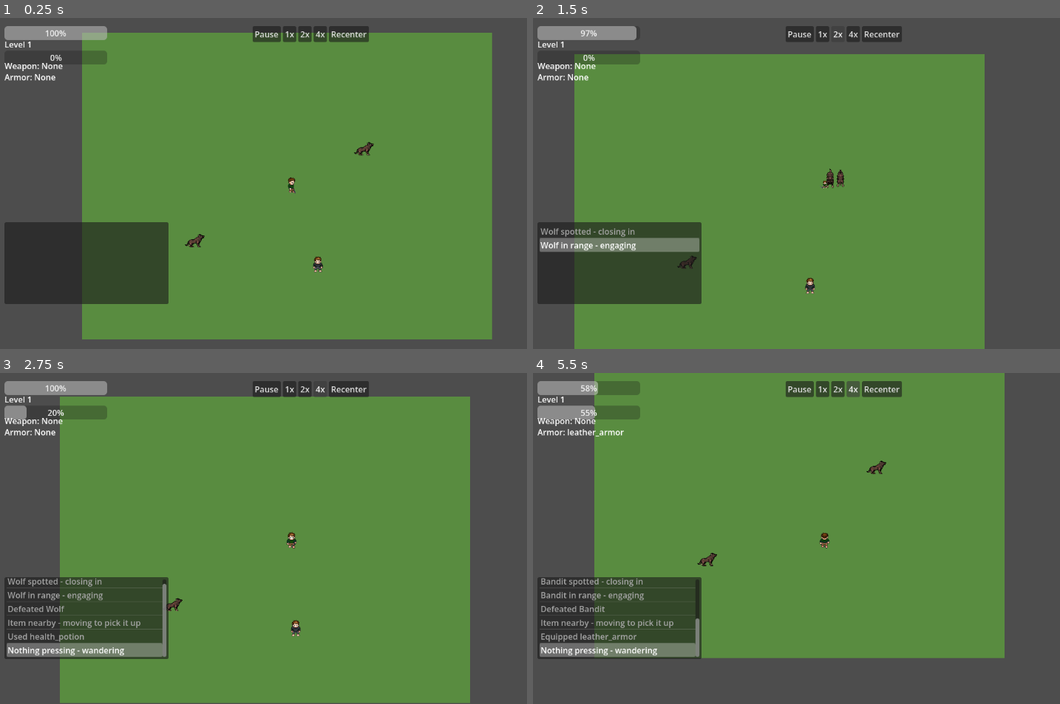
Above: before the commit, frames 1-4 (two rows, left to right).
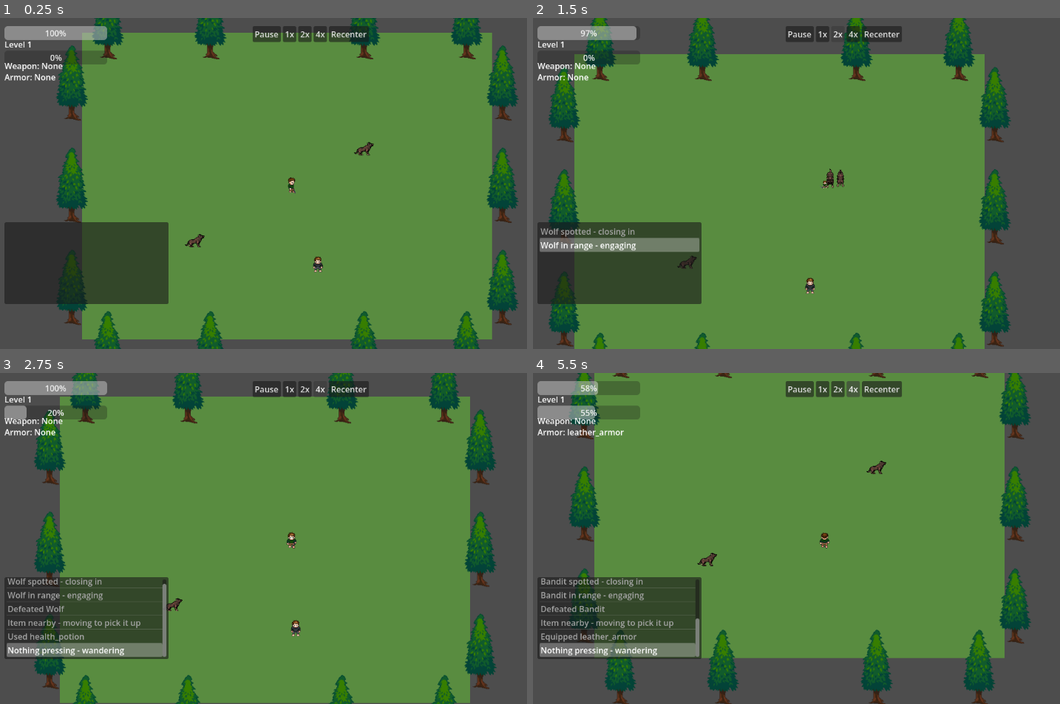
Above: after the commit, the same moments.

Repository: HexaLoid/ai-world-spectator
Game: Godot game, scene res://scenes/Main.tscn
The game is run twice, just before and just after one commit, with the same random seed, the same clock (stepped at 60 frames per second) and the same inputs.
Inputs:
- Up to frame 1 (0.25 s): no input
- Up to frame 2 (1.5 s): click "1x" at 0.5 s; click "2x" at 1.25 s
- Up to frame 3 (2.75 s): click "4x" at 2 s
- Up to frame 4 (5.5 s): click "Recenter" at 2.75 s; click "1x" at 3.5 s; click "2x" at 4.25 s; click "4x" at 5 s

The runs differ from the first frame. In frame 1, 7.6% of the frame differs, in the area x 10-99%, y 0-100%; in frame 2, 7.4%; in frame 3, 7.4%; in frame 4, 7.0%.

Commit message:
Add tree-line border decoration to Thornfield Meadow
Co-Authored-By: Claude Sonnet 5 <noreply@anthropic.com>

Diff:
--- a/scenes/world/ThornfieldMeadow.tscn
+++ b/scenes/world/ThornfieldMeadow.tscn
@@ -1,9 +1,10 @@
-[gd_scene load_steps=5 format=3]
+[gd_scene load_steps=6 format=3]
 
 [ext_resource type="PackedScene" path="res://scenes/entities/SpawnPoint.tscn" id="1_spawnpoint"]
 [ext_resource type="PackedScene" path="res://scenes/entities/Enemy.tscn" id="2_enemy"]
 [ext_resource type="SpriteFrames" path="res://assets/sprites/wolf/wolf_frames.tres" id="3_wolf_frames"]
 [ext_resource type="SpriteFrames" path="res://assets/sprites/bandit/bandit_frames.tres" id="4_bandit_frames"]
+[ext_resource type="Texture2D" path="res://assets/tiles/tree_pine.png" id="5_tree_pine"]
 
 [node name="ThornfieldMeadow" type="Node2D"]
 
@@ -44,3 +45,59 @@
 attack_damage_max_override = 8
 xp_reward_override = 35
 sprite_frames_override = ExtResource("4_bandit_frames")
+
+[node name="Tree1" type="Sprite2D" parent="."]
+texture = ExtResource("5_tree_pine")
+position = Vector2(-350, -320)
+
+[node name="Tree2" type="Sprite2D" parent="."]
+texture = ExtResource("5_tree_pine")
+position = Vector2(-150, -320)
+
+[node name="Tree3" type="Sprite2D" parent="."]
+texture = ExtResource("5_tree_pine")
+position = Vector2(150, -320)
+
+[node name="Tree4" type="Sprite2D" parent="."]
+texture = ExtResource("5_tree_pine")
+position = Vector2(350, -320)
+
+[node name="Tree5" type="Sprite2D" parent="."]
+texture = ExtResource("5_tree_pine")
+position = Vector2(-350, 320)
+
+[node name="Tree6" type="Sprite2D" parent="."]
+texture = ExtResource("5_tree_pine")
+position = Vector2(-150, 320)
+
+[node name="Tree7" type="Sprite2D" parent="."]
+texture = ExtResource("5_tree_pine")
+position = Vector2(150, 320)
+
+[node name="Tree8" type="Sprite2D" parent="."]
+texture = ExtResource("5_tree_pine")
+position = Vector2(350, 320)
+
+[node name="Tree9" type="Sprite2D" parent="."]
+texture = ExtResource("5_tree_pine")
+position = Vector2(-420, -200)
+
+[node name="Tree10" type="Sprite2D" parent="."]
+texture = ExtResource("5_tree_pine")
+position = Vector2(-420, 0)
+
+[node name="Tree11" type="Sprite2D" parent="."]
+texture = ExtResource("5_tree_pine")
+position = Vector2(-420, 200)
+
+[node name="Tree12" type="Sprite2D" parent="."]
+texture = ExtResource("5_tree_pine")
+position = Vector2(420, -200)
+
+[node name="Tree13" type="Sprite2D" parent="."]
+texture = ExtResource("5_tree_pine")
+position = Vector2(420, 0)
+
+[node name="Tree14" type="Sprite2D" parent="."]
+texture = ExtResource("5_tree_pine")
+position = Vector2(420, 200)
